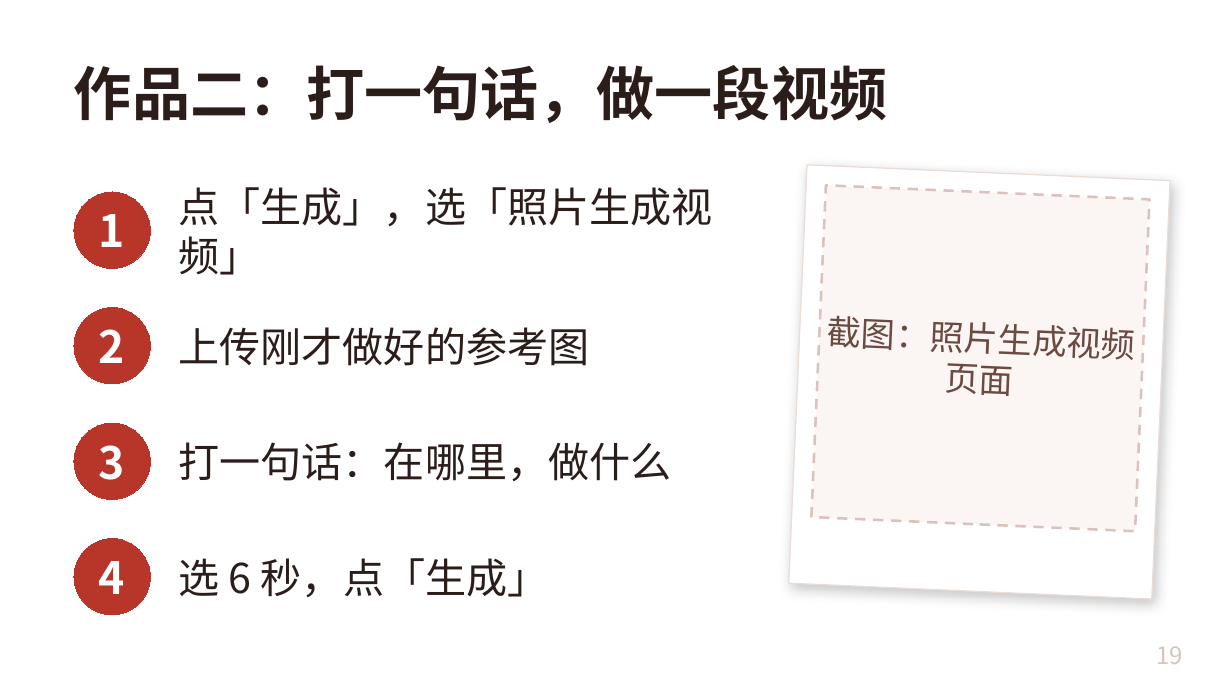
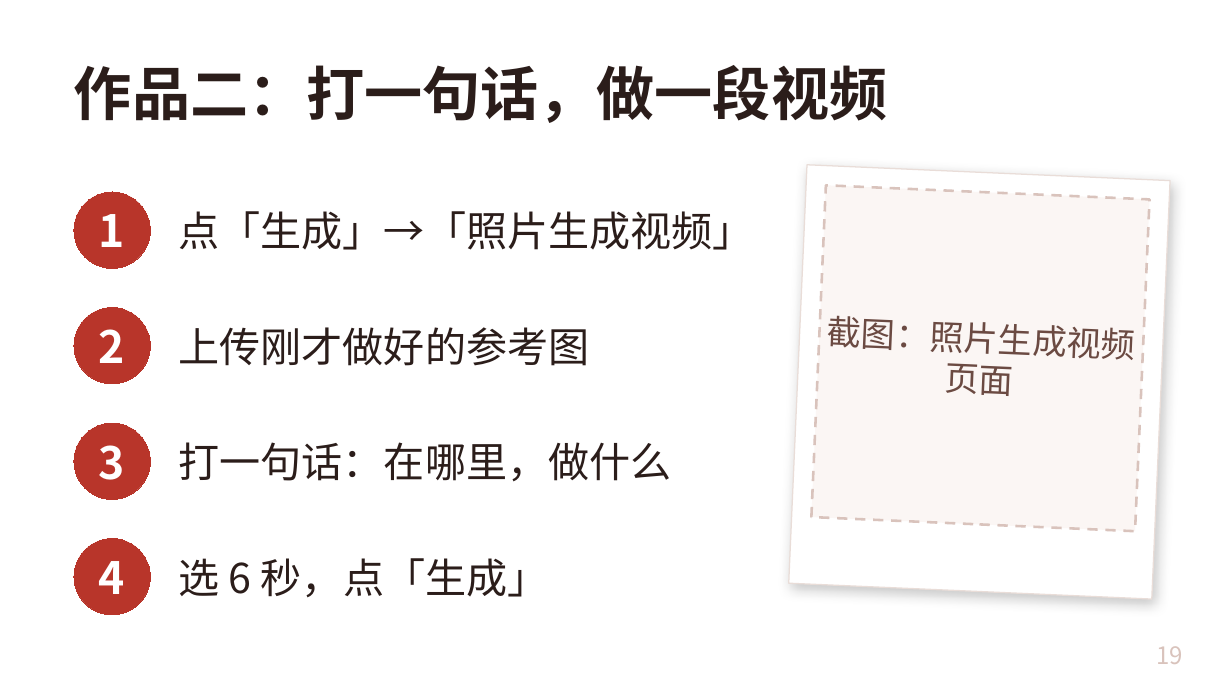
Before and after one commit to freyhuang-11/thinknova-memory, a slide deck: slide 19 of courses/CC长者课_AI情绪焕新/AI情绪焕新_长者课.pptx. Drawn at 1232x693 pixels with LibreOffice and Linux fonts; fonts in the diff are those of the drawing. Boxes give left, top, right and bottom in pixels: in the first picture for what was removed or moved away, otherwise in the second. Text is boxed around its words. In the diff, an @@ line names an element or a change of style, - is before the commit and + after.

```diff
--- a/courses/CC长者课_AI情绪焕新/AI情绪焕新_长者课.pptx
+++ b/courses/CC长者课_AI情绪焕新/AI情绪焕新_长者课.pptx
@@ text at <box>179,211,754,250</box>: text changed @@
-点「生成」，选「照片生成视频」
+点「生成」→「照片生成视频」
```
Also in this commit, not shown: 12 other slides changed, 2 other files.
